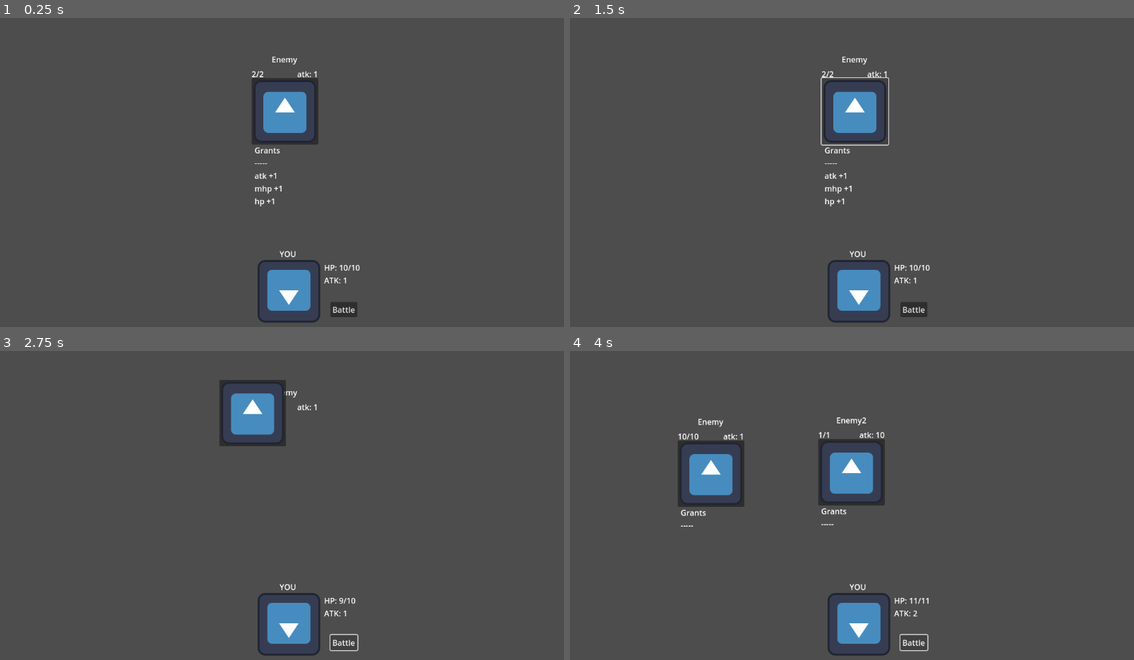
Above: before the commit, frames 1-4 (two rows, left to right).
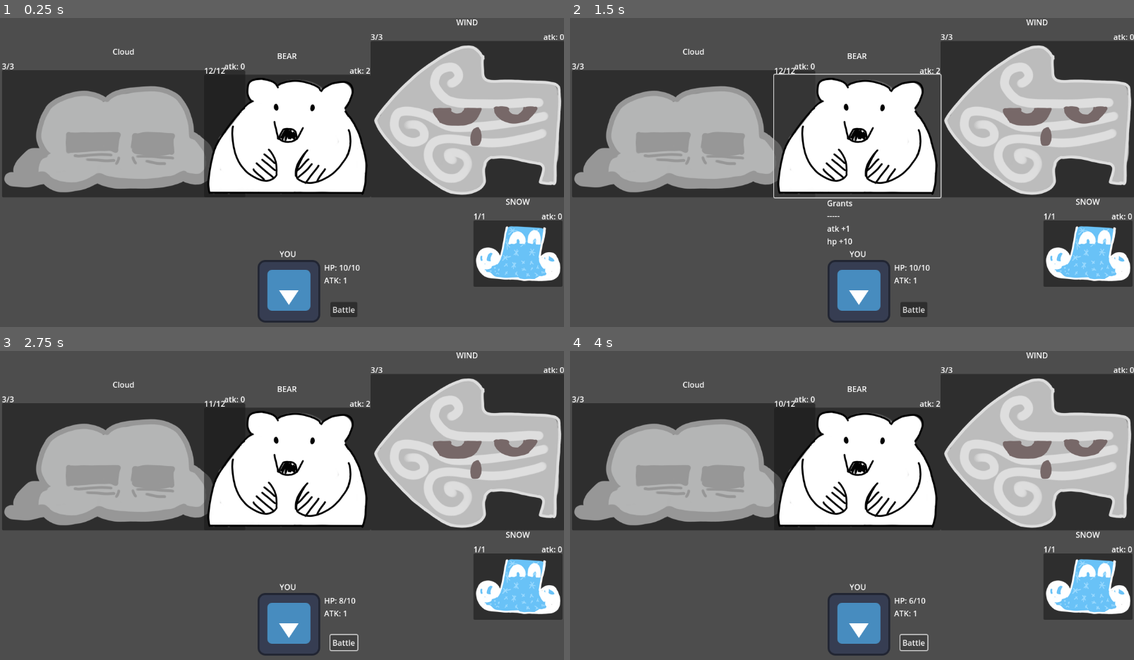
Above: after the commit, the same moments.

Repository: alex-mike-mark-again/godot-combat
Game: Godot game, scene res://main.tscn
The game is run twice, just before and just after one commit, with the same random seed, the same clock (stepped at 60 frames per second) and the same inputs. The engine's default icon, where the game draws it, is replaced by a stand-in: a white triangle on a blue panel in a dark square.
Inputs (mouse positions are in pixels of both pictures, inside the frame that each line leads up to):
- Up to frame 1 (0.25 s): no input
- Up to frame 2 (1.5 s): click "Battle" at 0.5 s; click (857, 110) at 1.27 s
- Up to frame 3 (2.75 s): click "Battle" at 2 s
- Up to frame 4 (4 s): click (823, 412) at 2.77 s; click "Battle" at 3.5 s

The runs differ from the first frame. In frame 1, 47% of the frame differs, in the area x 0-100%, y 0-87%; in frame 2, 45%; in frame 3, 48%; in frame 4, 47%.

Commit message:
Adds enemies to stage1.
Fixes animations too.
And adds actual stats to the enemies. Whoops.

Diff:
--- a/battle_manager.gd
+++ b/battle_manager.gd
@@ -7,10 +7,10 @@
 var battleCount = 0
 
 var troops = [
-	"res://troops/one_dude.tscn",
-	"res://troops/two_dudes.tscn",
-#	"res://troops/stage1.tscn",
-	"res://troops/three_dudes.tscn",
+#	"res://troops/one_dude.tscn",
+#	"res://troops/two_dudes.tscn",
+	"res://troops/stage1.tscn",
+#	"res://troops/three_dudes.tscn",
 ]
 
 func _ready():
--- a/enemies/bear.tscn
+++ b/enemies/bear.tscn
@@ -4,6 +4,10 @@
 [ext_resource type="Texture2D" uid="uid://ck7xxlvcrmnqv" path="res://sprites/bear.png" id="2_efbue"]
 
 [node name="BEAR" instance=ExtResource("1_82tqm")]
+buff_atk = 1
+buff_hp = 10
+mhp = 12
+atk = 2
 
 [node name="Labels" parent="." index="1"]
 offset_right = 340.0
--- a/enemies/cloud.tscn
+++ b/enemies/cloud.tscn
@@ -4,8 +4,7 @@
 [ext_resource type="Texture2D" uid="uid://b8brr2c14dguv" path="res://sprites/cloud.png" id="2_d2gfc"]
 
 [node name="Cloud" instance=ExtResource("1_v2nsx")]
-buff_atk = 3
-buff_mhp = 3
+buff_atk = 5
 mhp = 3
 atk = 0
 
--- a/enemies/enemy.tscn
+++ b/enemies/enemy.tscn
@@ -20,19 +20,19 @@
 
 [sub_resource type="Animation" id="Animation_7spnc"]
 resource_name = "damage"
-length = 0.5
+length = 0.4
 step = 0.05
 tracks/0/type = "value"
 tracks/0/imported = false
 tracks/0/enabled = true
 tracks/0/path = NodePath("Selector:position")
-tracks/0/interp = 1
+tracks/0/interp = 0
 tracks/0/loop_wrap = true
 tracks/0/keys = {
-"times": PackedFloat32Array(0, 0.05, 0.1, 0.15, 0.2, 0.25, 0.3, 0.35, 0.4),
-"transitions": PackedFloat32Array(1, 1, 1, 1, 1, 1, 1, 1, 1),
+"times": PackedFloat32Array(0, 0.05, 0.1, 0.15, 0.2, 0.25, 0.3, 0.35),
+"transitions": PackedFloat32Array(1, 1, 1, 1, 1, 1, 1, 1),
 "update": 1,
-"values": [Vector2(-66, -64), Vector2(-38, -74), Vector2(-108, -69), Vector2(-78, -100), Vector2(-74, -55), Vector2(-29, -75), Vector2(-66, -98), Vector2(-69, -79), Vector2(-66, -64)]
+"values": [Vector2(0, 0), Vector2(0, 0), Vector2(38, -29), Vector2(-64, -67), Vector2(2, 55), Vector2(31, 7), Vector2(-26, -24), Vector2(0, 0)]
 }
 
 [sub_resource type="AnimationLibrary" id="AnimationLibrary_45lhc"]
@@ -80,6 +80,7 @@
 text = "ATK"
 
 [node name="Buff Label" type="Label" parent="Labels"]
+visible = false
 layout_mode = 1
 anchors_preset = -1
 anchor_left = 0.5
--- a/enemies/snow.tscn
+++ b/enemies/snow.tscn
@@ -4,6 +4,9 @@
 [ext_resource type="Texture2D" uid="uid://bi570opwtugln" path="res://sprites/snow.png" id="2_5wb6o"]
 
 [node name="SNOW" instance=ExtResource("1_doe5w")]
+buff_atk = 2
+mhp = 1
+atk = 0
 
 [node name="Labels" parent="." index="1"]
 offset_right = 182.0
--- a/enemies/wind.tscn
+++ b/enemies/wind.tscn
@@ -4,6 +4,9 @@
 [ext_resource type="Texture2D" uid="uid://dgx5p171tbgor" path="res://sprites/wind.png" id="2_us15p"]
 
 [node name="WIND" instance=ExtResource("1_1utia")]
+buff_atk = 3
+mhp = 3
+atk = 0
 
 [node name="Labels" parent="." index="1"]
 offset_right = 396.0
--- a/troops/stage1.tscn
+++ b/troops/stage1.tscn
@@ -1,8 +1,10 @@
-[gd_scene load_steps=4 format=3 uid="uid://bfa7mhlmpbqe0"]
+[gd_scene load_steps=6 format=3 uid="uid://bfa7mhlmpbqe0"]
 
 [ext_resource type="Script" path="res://troops/troop.gd" id="1_kfjx4"]
 [ext_resource type="PackedScene" uid="uid://c1wgu6c3s50od" path="res://enemies/cloud.tscn" id="2_52543"]
+[ext_resource type="PackedScene" uid="uid://b4xjqee8slcdi" path="res://enemies/snow.tscn" id="3_16ers"]
 [ext_resource type="PackedScene" uid="uid://cmdgrah616k3l" path="res://enemies/bear.tscn" id="3_ffwvb"]
+[ext_resource type="PackedScene" uid="uid://c21fn67qo2v8u" path="res://enemies/wind.tscn" id="4_jh0t3"]
 
 [node name="stage1" type="Control"]
 layout_mode = 3
@@ -10,13 +12,25 @@
 script = ExtResource("1_kfjx4")
 
 [node name="Cloud" parent="." instance=ExtResource("2_52543")]
-offset_left = 11.0
-offset_top = 53.0
-offset_right = 11.0
-offset_bottom = 53.0
+offset_left = 4.0
+offset_top = 107.0
+offset_right = 4.0
+offset_bottom = 107.0
+
+[node name="SNOW" parent="." instance=ExtResource("3_16ers")]
+offset_left = 967.0
+offset_top = 414.0
+offset_right = 967.0
+offset_bottom = 414.0
+
+[node name="WIND" parent="." instance=ExtResource("4_jh0t3")]
+offset_left = 757.0
+offset_top = 47.0
+offset_right = 757.0
+offset_bottom = 47.0
 
 [node name="BEAR" parent="." instance=ExtResource("3_ffwvb")]
-offset_left = 360.0
-offset_top = 168.0
-offset_right = 360.0
-offset_bottom = 168.0
+offset_left = 417.0
+offset_top = 116.0
+offset_right = 417.0
+offset_bottom = 116.0
